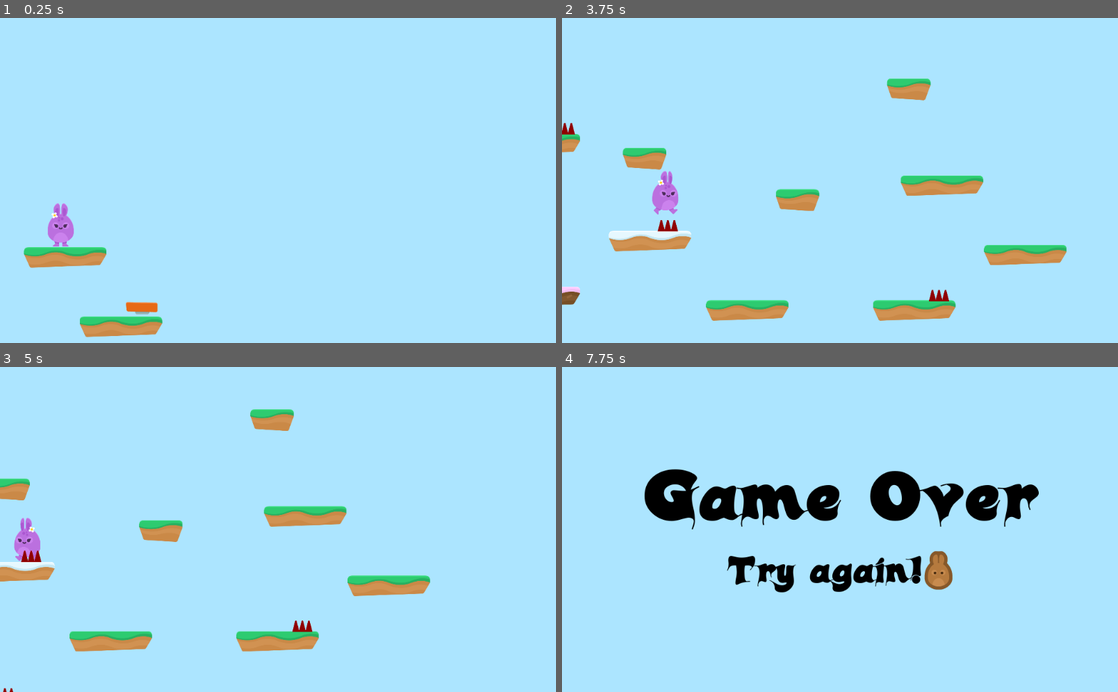
Above: before the commit, frames 1-4 (two rows, left to right).
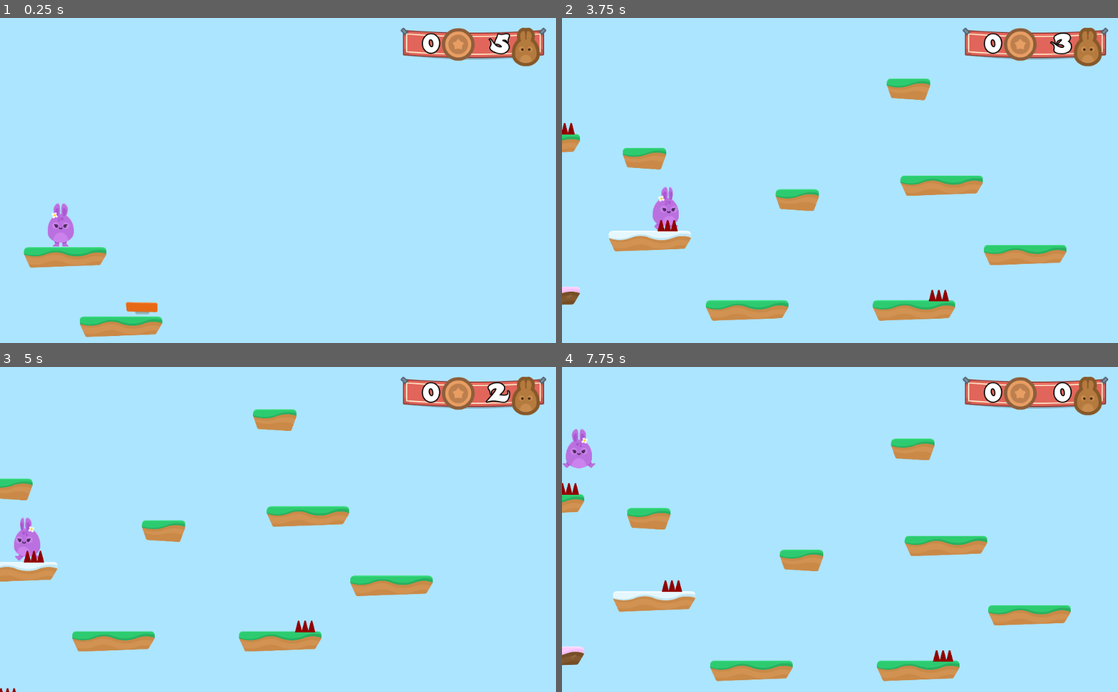
Above: after the commit, the same moments.

Repository: rgbskills/godot_game_1
Game: Godot game, scene res://levels/level1.tscn
The game is run twice, just before and just after one commit, with the same random seed, the same clock (stepped at 60 frames per second) and the same inputs.
Inputs (mouse positions are in pixels of both pictures, inside the frame that each line leads up to):
- Up to frame 1 (0.25 s): no input
- Up to frame 2 (3.75 s): hold D (right) 0.53-2.03 s; tap W (jump) at 0.77, 1.52, 3.02 s; hold A (left) 2.03-2.78 s; hold D (right) from 2.78 s (still down)
- Up to frame 3 (5 s): tap W (jump) at 3.77, 4.52 s; release D (right) at 4.28 s; hold A (left) from 4.28 s (still down)
- Up to frame 4 (7.75 s): release A (left) at 5.03 s; hold D (right) 5.03-5.75 s; click (940, 575) at 5.77 s; hold A (left) from 6.53 s (still down); tap W (jump) at 6.77, 7.52 s

The runs differ from the first frame. In frame 1, 2.3% of the frame differs, in the area x 72-99%, y 2-15%; in frame 2, 2.9%; in frame 3, 3.5%; in frame 4, 17%, in the area x 0-99%, y 2-97%.

Commit message:
added gui

Diff:
--- /dev/null
+++ b/GUI/GUI.gd
@@ -0,0 +1,7 @@
+extends CanvasLayer
+
+func _ready():
+	$Control/TextureRect/HBoxContainer/LifeCount.text = "3"
+
+func update_lives(lives_left):
+	$Control/TextureRect/HBoxContainer/LifeCount.text = str(lives_left)
--- /dev/null
+++ b/GUI/GUI.tscn
@@ -0,0 +1,76 @@
+[gd_scene load_steps=7 format=2]
+
+[ext_resource path="res://GFX/HUD/bannerHanging.png" type="Texture" id=1]
+[ext_resource path="res://GFX/HUD/lifes.png" type="Texture" id=2]
+[ext_resource path="res://GFX/HUD/coin_bronze.png" type="Texture" id=3]
+[ext_resource path="res://Fonts/candles_.ttf" type="DynamicFontData" id=4]
+[ext_resource path="res://GUI/GUI.gd" type="Script" id=5]
+
+[sub_resource type="DynamicFont" id=1]
+size = 48
+outline_size = 2
+outline_color = Color( 0, 0, 0, 1 )
+use_filter = true
+font_data = ExtResource( 4 )
+
+[node name="GUI" type="CanvasLayer" groups=[
+"GUI",
+]]
+script = ExtResource( 5 )
+
+[node name="Control" type="Control" parent="."]
+anchor_right = 1.0
+anchor_bottom = 1.0
+__meta__ = {
+"_edit_use_anchors_": false
+}
+
+[node name="TextureRect" type="TextureRect" parent="Control"]
+anchor_left = 1.0
+anchor_right = 1.0
+margin_left = -286.0
+margin_top = 18.0
+margin_bottom = 59.0
+texture = ExtResource( 1 )
+
+[node name="HBoxContainer" type="HBoxContainer" parent="Control/TextureRect"]
+anchor_right = 1.0
+anchor_bottom = 1.0
+margin_left = 12.0
+margin_right = -30.0
+margin_bottom = -12.0
+alignment = 1
+__meta__ = {
+"_edit_use_anchors_": false
+}
+
+[node name="CoinCount" type="Label" parent="Control/TextureRect/HBoxContainer"]
+margin_top = 4.0
+margin_right = 60.0
+margin_bottom = 66.0
+size_flags_horizontal = 3
+custom_fonts/font = SubResource( 1 )
+text = "0"
+align = 2
+
+[node name="CoinIcon" type="TextureRect" parent="Control/TextureRect/HBoxContainer"]
+margin_left = 64.0
+margin_right = 124.0
+margin_bottom = 71.0
+texture = ExtResource( 3 )
+
+[node name="LifeCount" type="Label" parent="Control/TextureRect/HBoxContainer"]
+margin_left = 128.0
+margin_top = 4.0
+margin_right = 188.0
+margin_bottom = 66.0
+size_flags_horizontal = 3
+custom_fonts/font = SubResource( 1 )
+text = "0"
+align = 2
+
+[node name="LifeIcon" type="TextureRect" parent="Control/TextureRect/HBoxContainer"]
+margin_left = 192.0
+margin_right = 244.0
+margin_bottom = 71.0
+texture = ExtResource( 2 )
--- a/Player/Player.gd
+++ b/Player/Player.gd
@@ -8,8 +8,6 @@
 const JUMP_SPEED = 4200
 const WORLD_LIMIT = 4000
 const BOOST_MULTIPLIER = 1.5
-
-var lives = 3
 
 signal enimate
 
@@ -22,7 +20,7 @@
 
 func apply_gravity():
 	if position.y > WORLD_LIMIT:
-		end_game()
+		get_tree().call_group("Gamestate", "end_game")
 	if is_on_floor():
 		motion.y = 0
 	elif is_on_ceiling():
@@ -46,18 +44,12 @@
 func animate():
 	emit_signal("enimate", motion)
 
-func end_game():
-	get_tree().change_scene("res://levels/GameOver.tscn")
-
 func hurt():
 	position.y -= 1
 	# Yeald - Dont do anyithing until I tell you otherwise
 	yield(get_tree(), "idle_frame") # Move up by a pixe; Wait one frame; This will bypass gravity
 	motion.y -= JUMP_SPEED
-	lives -= 1
 	$HurtSFX.play()
-	if lives < 0:
-		end_game()
 
 func boost():
 	$JumpSFX.play()
--- a/hazards/Hazards.gd
+++ b/hazards/Hazards.gd
@@ -2,5 +2,4 @@
 
 
 func _on_SpikeTop_body_entered(body):
-	if body.has_method("hurt"):
-		body.hurt()
+	get_tree().call_group("Gamestate", "hurt")
--- /dev/null
+++ b/levels/GameState.gd
@@ -0,0 +1,21 @@
+extends Node2D
+
+var lives = 5;
+
+func _ready():
+	add_to_group("Gamestate")
+	update_GUI()
+
+func hurt():
+	lives -= 1
+	$Player.hurt()
+	update_GUI()
+	if lives < 0:
+		end_game()
+
+func update_GUI():
+	get_tree().call_group("GUI", "update_lives", lives)
+
+
+func end_game():
+	get_tree().change_scene("res://levels/GameOver.tscn")
--- a/levels/level1.tscn
+++ b/levels/level1.tscn
@@ -1,12 +1,15 @@
-[gd_scene load_steps=6 format=2]
+[gd_scene load_steps=8 format=2]
 
 [ext_resource path="res://Player/Player.tscn" type="PackedScene" id=1]
 [ext_resource path="res://levels/Tileset.tres" type="TileSet" id=2]
 [ext_resource path="res://hazards/SpikeTop.tscn" type="PackedScene" id=3]
 [ext_resource path="res://SFX/Summer_Park.ogg" type="AudioStream" id=4]
 [ext_resource path="res://items/JumpPad.tscn" type="PackedScene" id=5]
+[ext_resource path="res://levels/GameState.gd" type="Script" id=6]
+[ext_resource path="res://GUI/GUI.tscn" type="PackedScene" id=7]
 
-[node name="Node2D" type="Node2D"]
+[node name="Level1" type="Node2D"]
+script = ExtResource( 6 )
 
 [node name="Player" parent="." instance=ExtResource( 1 )]
 position = Vector2( 490.507, 126.582 )
@@ -48,4 +51,7 @@
 
 [node name="Bgm" type="AudioStreamPlayer" parent="."]
 stream = ExtResource( 4 )
-autoplay = true
+
+[node name="GUI" parent="." instance=ExtResource( 7 )]
+
+[editable path="Player"]
